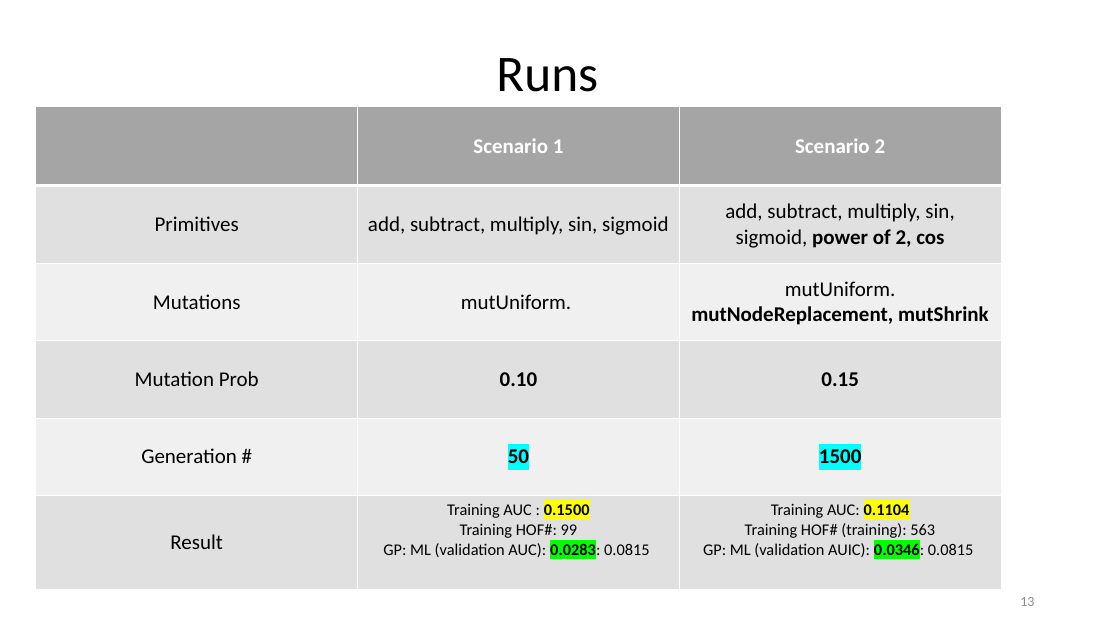
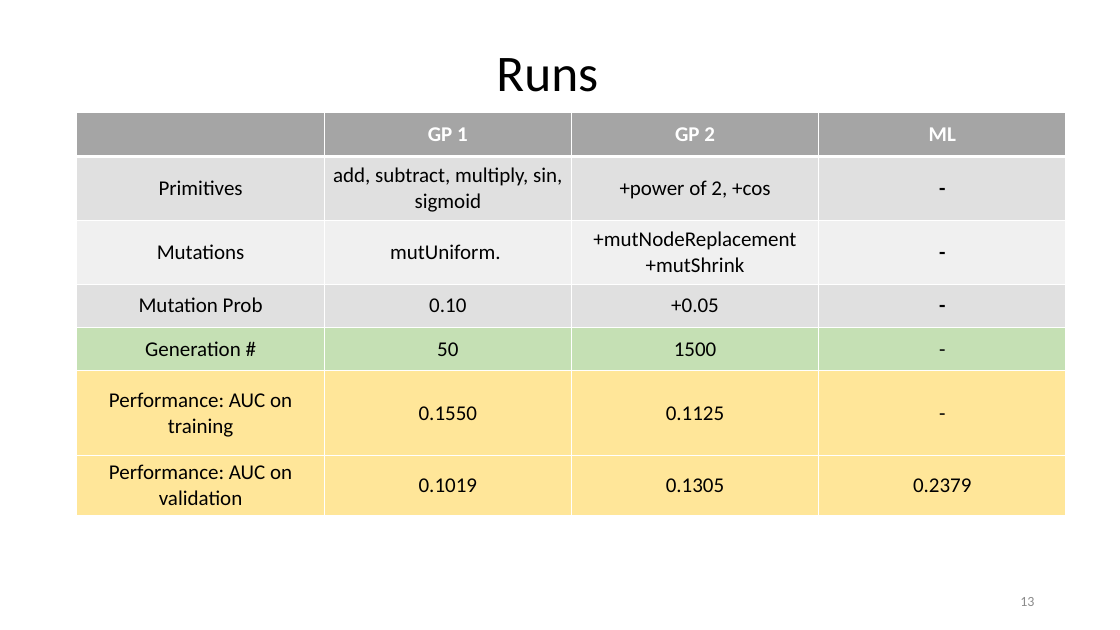
Before and after one commit to hzhaoc/AAD, a slide deck: slide 13 of results/Titanic GP Team 5.pptx. Drawn at 1120x630 pixels with LibreOffice and Linux fonts; fonts in the diff are those of the drawing. Boxes give left, top, right and bottom in pixels: in the first picture for what was removed or moved away, otherwise in the second. Text is boxed around its words. In the diff, an @@ line names an element or a change of style, - is before the commit and + after.

```diff
--- a/results/Titanic GP Team 5.pptx
+++ b/results/Titanic GP Team 5.pptx
@@ table at bbox=[77, 113, 1065, 515] @@
- | Scenario 1 | Scenario 2
-Primitives | add, subtract, multiply, sin, sigmoid | add, subtract, multiply, sin, sigmoid, power of 2, cos
-Mutations | mutUniform. | mutUniform. mutNodeReplacement, mutShrink
-Mutation Prob | 0.10 | 0.15
-Generation # | 50 | 1500
-Result | Training AUC : 0.1500 / Training HOF#: 99 / GP: ML (validation AUC): 0.0283: 0.0815 | Training AUC: 0.1104 / Training HOF# (training): 563 / GP: ML (validation AUIC): 0.0346: 0.0815
+ | GP 1 | GP 2 | ML
+Primitives | add, subtract, multiply, sin, sigmoid | +power of 2, +cos | -
+Mutations | mutUniform. | +mutNodeReplacement +mutShrink | -
+Mutation Prob | 0.10 | +0.05 | -
+Generation # | 50 | 1500 | -
+Performance: AUC on training | 0.1550 | 0.1125 | -
+Performance: AUC on validation | 0.1019 | 0.1305 | 0.2379
@@ table: place and size @@
-table at bbox=[36, 107, 1002, 588]
+table at bbox=[77, 113, 1065, 515]
```
Also in this commit, not shown: 1 other slide changed, 5 other files.
